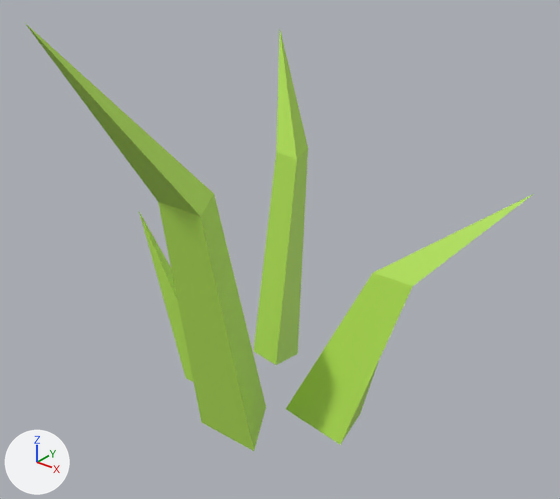
Two versions of the FBX model SourceArt/Grass.fbx, one commit apart.
Both versions are drawn from a 50 mm camera at (0.1272, -0.164, 0.1873) aimed at (0.0099, -0.0175, 0.0964). Every picture has the same lights, and +X, +Y and +Z are marked at lower left.
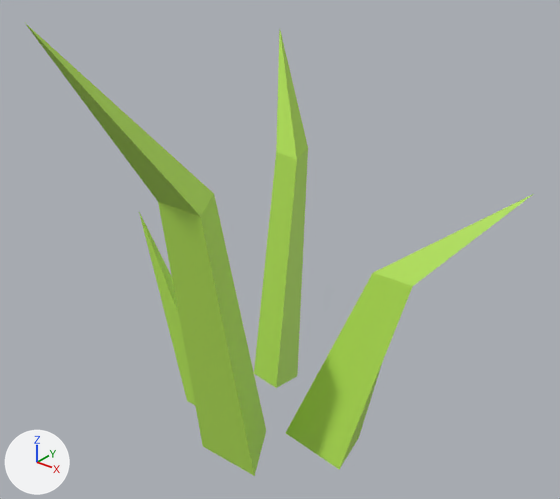
The newer file is also rescaled (x8.41), turned or shifted as a whole; pictures and numbers use the older file's frame.

Pixel boxes [x1, y1, x2, y2] of what changed, in the pictures (560 x 499 px; the box of a moved part takes in the faces that stretch with it):
'Cylinder.001', reshaped
    before: [24, 22, 533, 451]
    after: [24, 22, 533, 476]
part 1 of me_cylinder_001, moved or reshaped
    before: [140, 171, 410, 451]
    after: [140, 171, 410, 476]

Diff of the bpy script that builds the scene:
```diff
--- a/SourceArt/Grass.fbx.py
+++ b/SourceArt/Grass.fbx.py
@@ me_cylinder_001 @@
 me_cylinder_001.from_pydata(...)  # 25 vertices, 24 faces; spans x -0.0442..0.0653, y -0.0566..0.049, z 0.0381..0.1604
 # used by ob_cylinder_001; location = (0.0, -0.0143, 0.0)
+# me_cylinder_001 part 1: all 12 vertices in x -0.0266..0.0308, y -0.0175..0.0287, z 0.0381..0.0414 are moved by (0.0, 0.0, -0.0091)
 me_cylinder_001.materials.append(mat_material_001)
```
